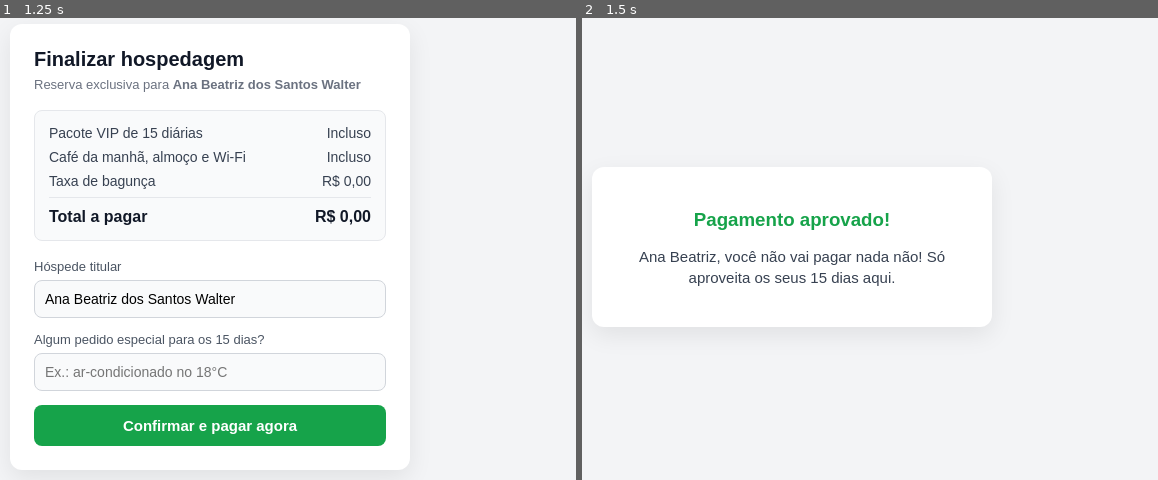
Above: before the commit, frames 1-2 (left to right).
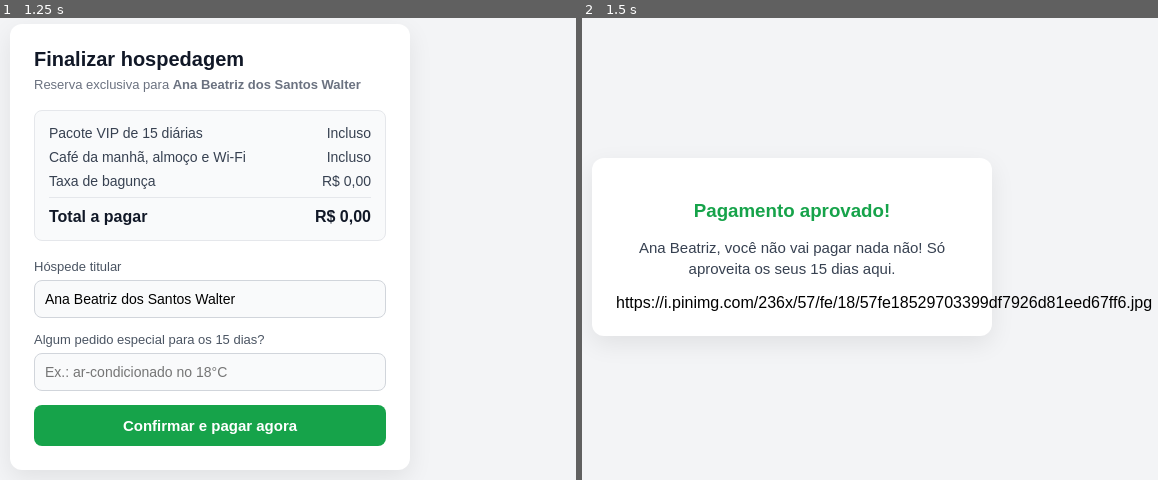
Above: after the commit, the same moments.

Repository: lucasdecorumbaiba-commits/link-de-pagamento-estadia-morada-lucas-e-julia
Game: browser game, page index.html
Same seed, same stepped clock (60 frames per second), same inputs: the game is played once before the commit and once after it.
Inputs (mouse positions are in pixels of both pictures, inside the frame that each line leads up to):
- Up to frame 1 (1.25 s): no input
- Up to frame 2 (1.5 s): click (789, 299) at 1.27 s; type "a" at 1.27 s; tap Enter at 1.3 s

Frame 1 is identical in both runs. In frame 2, 4.1% of the frame differs, in the area x 4-99%, y 40-68%.

Commit message:
Update index.html

Diff:
--- a/index.html
+++ b/index.html
@@ -45,6 +45,7 @@
     <div id="surpresa">
       <h3>Pagamento aprovado!</h3>
       <p id="mensagem-final"></p>
+      https://i.pinimg.com/236x/57/fe/18/57fe18529703399df7926d81eed67ff6.jpg
     </div>
   </div>
   <script>
